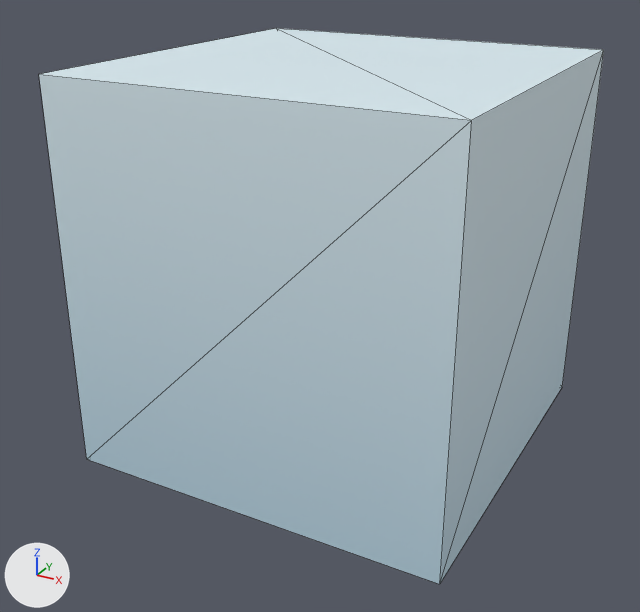
The glTF model assets/Blocks/glTF/Block_Ice.glb, before and after one commit.
Before and after are seen from a camera (50 mm lens) standing at (1.003, -1.95, 0.817) and looking at (-0.026, -0.079, -0.118). The axes (+X, +Y, +Z) are drawn at lower left. The lights are the same throughout. The first picture is the older version. Mesh edges are drawn as thin lines. Where no turn or scale is listed for an object, it has been applied to the vertices.

In view in the first picture: 'geometry_0'.
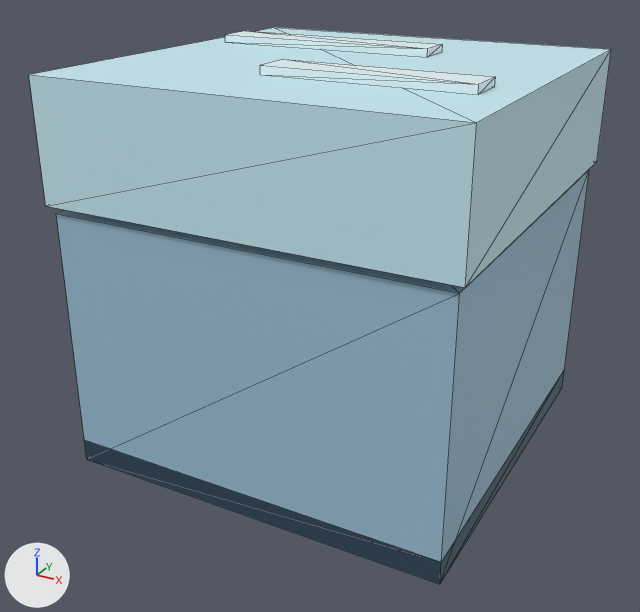
Patch to the scene script:
```diff
--- a/assets/Blocks/glTF/Block_Ice.glb.py
+++ b/assets/Blocks/glTF/Block_Ice.glb.py
@@ me_geometry_0 @@
 # used by ob_geometry_0; location = (0.0, 0.0, 0.0)
-me_geometry_0.from_pydata(...)  # 8 vertices, 12 faces; spans x -0.5..0.5, y -0.5..0.5, z -0.5..0.5
+me_geometry_0.from_pydata(...)  # 36 vertices, 58 faces; spans x -0.515..0.515, y -0.515..0.515, z -0.5..0.52
+# me_geometry_0 part 1: a new loose piece, a box spanning x -0.515..0.515, y -0.515..0.515, z 0.2..0.5, in mat_defaultmaterial
+# me_geometry_0 part 2: a new loose piece, a box spanning x -0.45..0.15, y 0.15..0.25, z 0.5..0.52, in mat_defaultmaterial
+# me_geometry_0 part 3: a new loose piece, a box spanning x -0.07..0.43, y -0.27..-0.17, z 0.5..0.52, in mat_defaultmaterial
+# me_geometry_0 part 4
+# 4 vertices are removed from x -0.5..0.5, y -0.5..0.5, z 0.5
+# 10 faces are deleted
+# 8 vertices are added at x -0.5..0.5, y -0.5..0.5, z -0.44..0.18
+# 20 new faces join them
 me_geometry_0.materials.append(mat_defaultmaterial)
```

Location of each change, [x1, y1, x2, y2] in pixels of the pictures (640 x 612 px):
'geometry_0', reshaped
    before: [39, 28, 604, 584]
    after: [29, 28, 611, 584]
part 1 of me_geometry_0, added (cyan)
    after: [29, 28, 611, 287]
part 2 of me_geometry_0, added
    after: [225, 31, 443, 57]
part 3 of me_geometry_0, added
    after: [260, 59, 496, 95]
part 4 of me_geometry_0, built on
    before: [39, 28, 604, 584]
    after: [56, 170, 589, 584]
